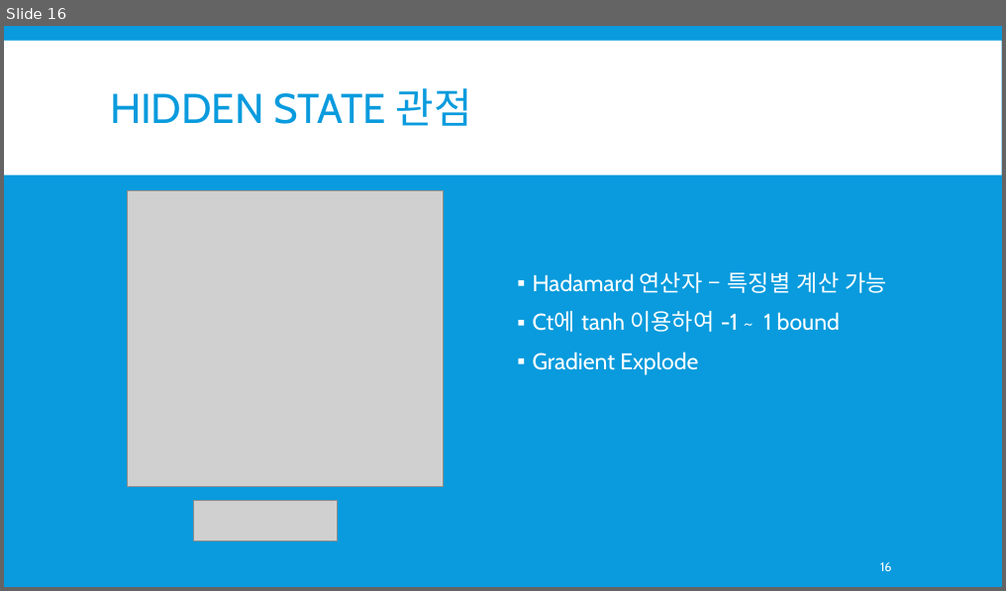
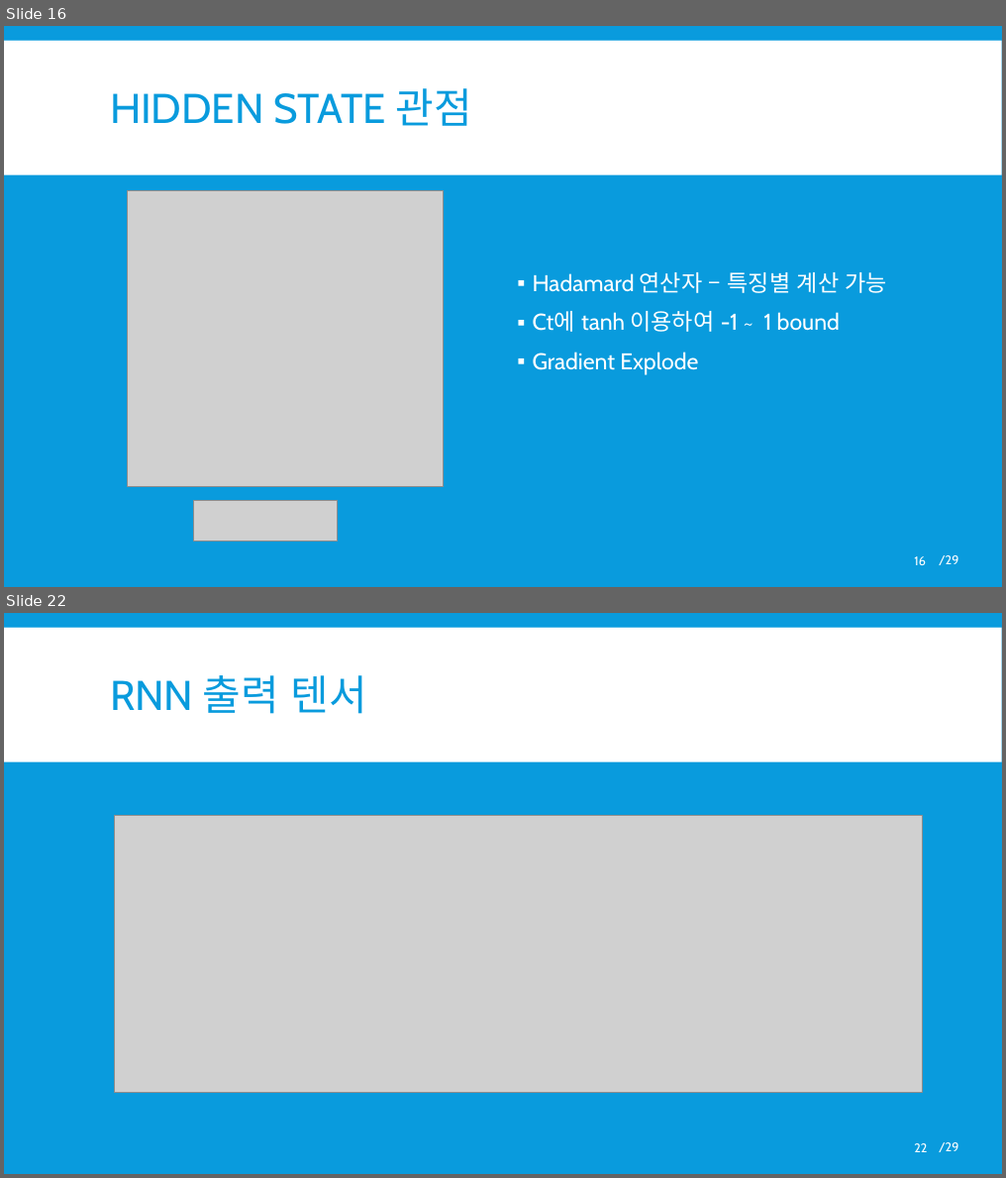
Before and after one commit to skj0108/seminar, a slide deck: RNN 순환 신경망.pptx. Shown one above the other, each under a label of ours: slide 16 before the commit, slides 16 and 22 after it; the slides between them are not shown. The pictures are 1006x591 and 1006x1178 pixels, drawn with LibreOffice and Linux fonts; fonts in the diff are those of the drawing; grey boxes stand for pictures. Boxes give left, top, right and bottom in pixels: in the first picture for what was removed or moved away, otherwise in the second. Text is boxed around its words. In the diff, an @@ line names an element or a change of style, - is before the commit and + after.

```diff
--- a/RNN 순환 신경망.pptx
+++ b/RNN 순환 신경망.pptx
@@ slide 22 added at [4, 613, 1002, 1174], background #099BDD; not listed: 2 template elements that a slide beside it also shows @@
@@ title added at [110, 675, 367, 714], 40 pt, text #099BDD @@
+RNN 출력 텐서
@@ picture added at [114, 815, 922, 1092] @@
@@ picture added at [214, 815, 835, 1092] @@
@@ page number added at [914, 1144, 927, 1153], 12 pt, text #FFFFFF @@
+22
@@ slide 16 changed as well @@
@@ page number: place and size @@
-page number at [880, 563, 892, 571]
+page number at [914, 557, 926, 566]
@@ text added at [939, 556, 958, 566], 12 pt, text #FFFFFF @@
+/29
```
Also in this commit, not shown: 15 other slides changed, 12 other slides added, 2 slides removed.
